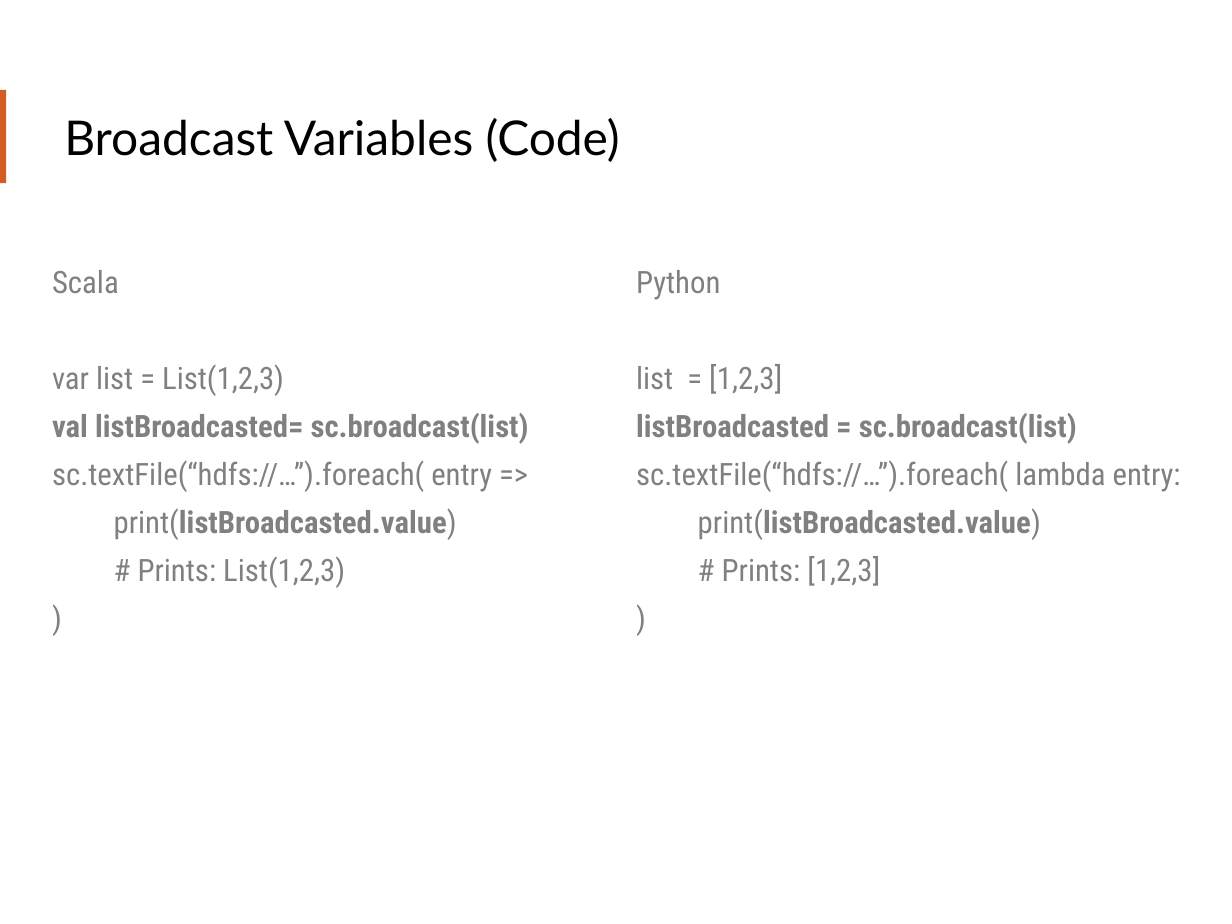
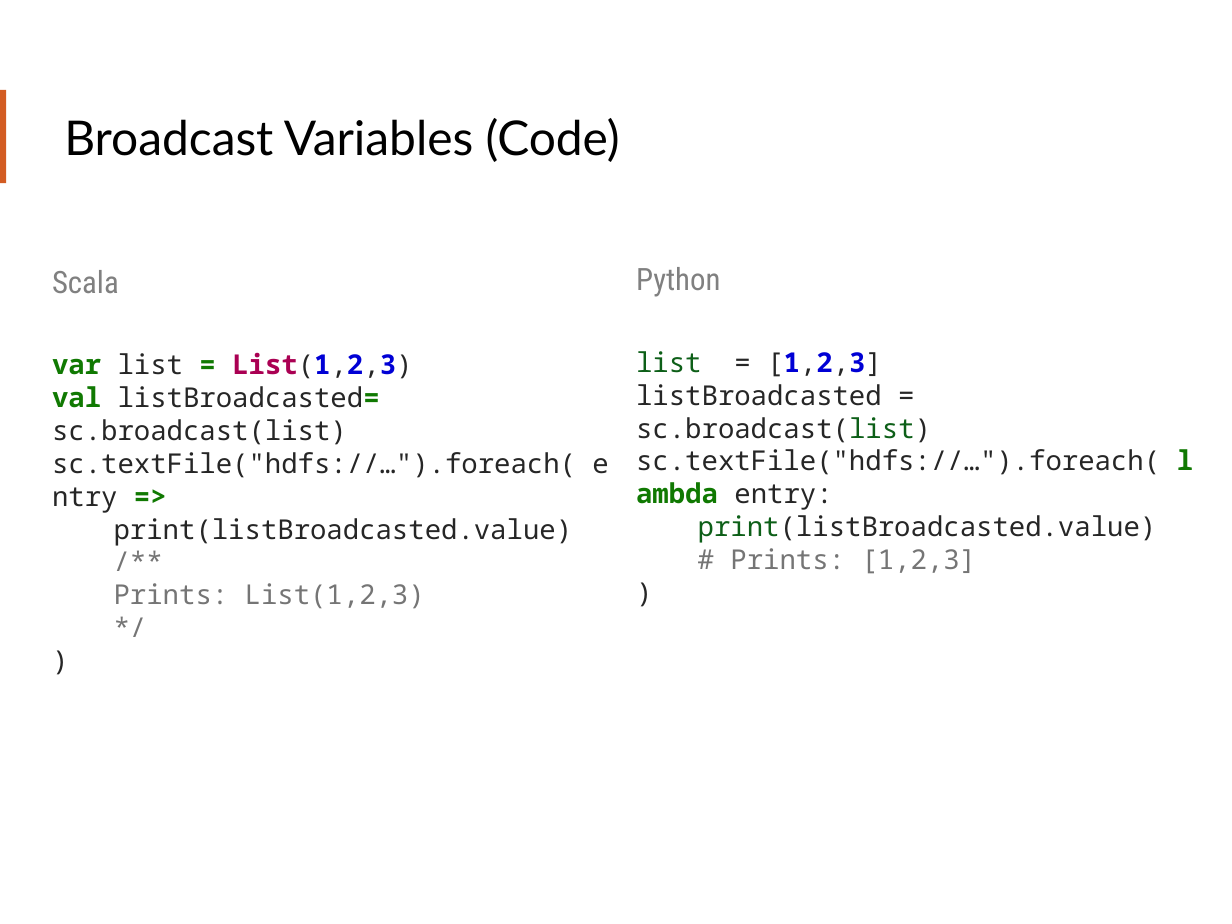
Before and after one commit to teamclairvoyant/intro-to-spark, a slide deck: slide 72 of Intro to Apache Spark Slides.pptx. Drawn at 1232x924 pixels with LibreOffice and Linux fonts; fonts in the diff are those of the drawing. Boxes give left, top, right and bottom in pixels: in the first picture for what was removed or moved away, otherwise in the second. Text is boxed around its words. In the diff, an @@ line names an element or a change of style, - is before the commit and + after.

Commit message:
Formatted the code snippets and reviewed the ppt.

```diff
--- a/Intro to Apache Spark Slides.pptx
+++ b/Intro to Apache Spark Slides.pptx
@@ text at [52, 352, 573, 546]: size 18 to 16 pt, font Roboto Condensed to Noto Sans Mono in "var list = List(1,2,3)", "val listBroadcasted= sc.broadcast(list)", "print(listBroadcasted.value)", ")"; text colour #808080 to #107902 in "var =", "val listBroadcasted="; text colour #808080 to #262626 in "list List(1,2,3)", "listBroadcasted= sc.broadcast(list)", "print(listBroadcasted.value)", ")"; text colour #808080 to #AA0053, text colour #808080 to #0000D5 in "List(1,2,3)"; bold on in "var = List(1,2,3)"; bold off in "listBroadcasted= sc.broadcast(list)", "print(listBroadcasted.value)"; line spacing 1.3 to 1 @@
@@ text at [636, 351, 1157, 574]: size 18 to 16 pt, font Roboto Condensed to Noto Sans Mono in "list = [1,2,3]", "listBroadcasted = sc.broadcast(list)", "print(listBroadcasted.value)", "# Prints: [1,2,3]" and 1 more places; text colour #808080 to #0D5F18 in "list", "sc.broadcast(list)", "print(listBroadcasted.value)"; text colour #808080 to #262626 in "= [1,2,3]", "listBroadcasted = sc.broadcast(list)", "print(listBroadcasted.value)", ")"; text colour #808080 to #0000D5, bold on in "[1,2,3]"; bold off in "listBroadcasted = sc.broadcast(list)", "print(listBroadcasted.value)"; text colour #808080 to #757575 in "# Prints: [1,2,3]"; line spacing 1.3 to 1 @@
@@ text at [636, 449, 1160, 510]: text changed; size 18 to 16 pt; font Roboto Condensed to Noto Sans Mono; text colour #808080 to #262626 @@
-sc.textFile(“hdfs://…”).foreach( lambda entry:
+sc.textFile("hdfs://…").foreach( lambda entry:
@@ text at [52, 452, 576, 478]: text changed; size 18 to 16 pt; font Roboto Condensed to Noto Sans Mono; text colour #808080 to #262626 @@
-sc.textFile(“hdfs://…”).foreach( entry =>
+sc.textFile("hdfs://…").foreach( entry =>
@@ text at [114, 583, 425, 609]: text changed; size 18 to 16 pt; font Roboto Condensed to Noto Sans Mono; text colour #808080 to #757575 @@
-# Prints: List(1,2,3)
+/**
+Prints: List(1,2,3)
+*/
```
Also in this commit, not shown: 20 other slides changed.
